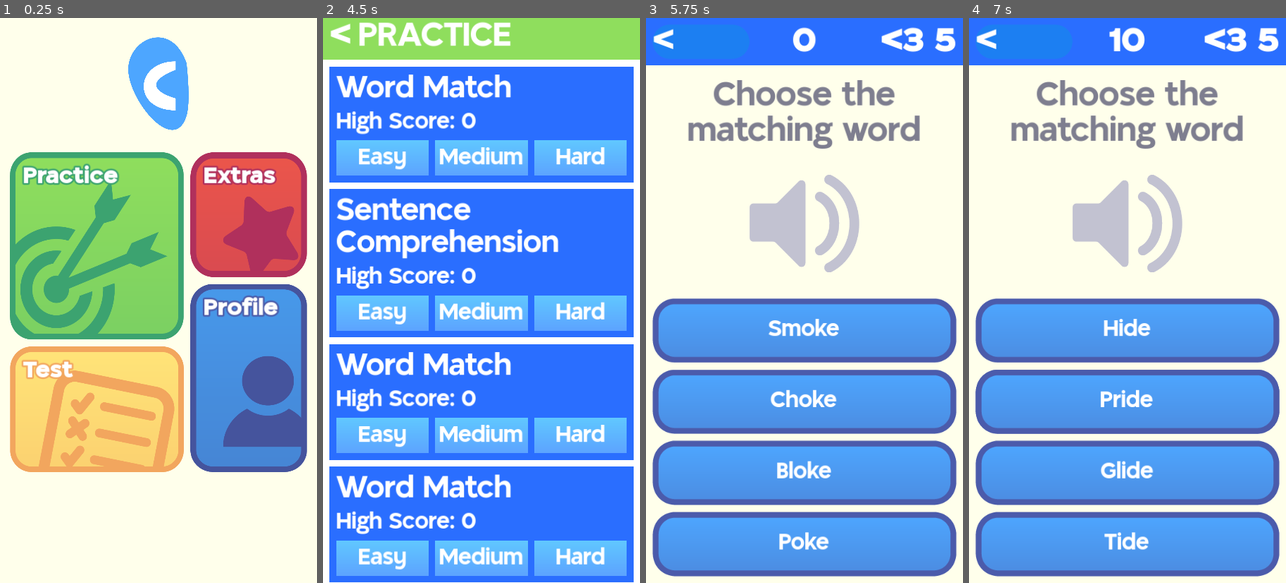
Above: before the commit, frames 1-4 (left to right).
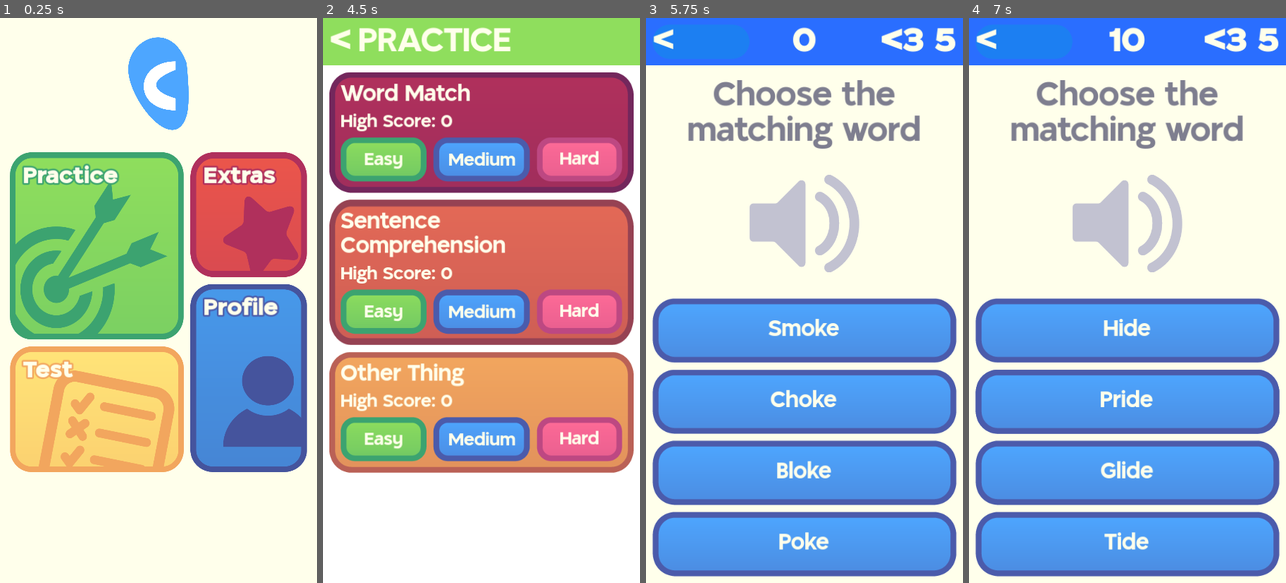
Above: after the commit, the same moments.

Repository: meteor0id1/cochlear
Game: Godot game, scene res://Scenes/MainMenu.tscn
The game is run twice, just before and just after one commit, with the same random seed, the same clock (stepped at 60 frames per second) and the same inputs. Sound files missing from this copy of the repository are replaced by a short silence.
Inputs (mouse positions are in pixels of both pictures, inside the frame that each line leads up to):
- Up to frame 1 (0.25 s): no input
- Up to frame 2 (4.5 s): click (421, 244) at 0.5 s; click "Medium" at 1.25 s; click (481, 244) at 2 s; click (481, 244) at 2.75 s; click "<" at 3.5 s; click (421, 244) at 4.25 s
- Up to frame 3 (5.75 s): click "Hard" at 5 s
- Up to frame 4 (7 s): click "Smoke" at 5.75 s; click "Choke" at 6.5 s

The runs differ from the first frame. In frame 2, 86% of the frame differs, in the area x 0-100%, y 0-100%; in frame 3, less than 0.1%; in frame 4, less than 0.1%.

Commit message:
that's all the art probably almost done maybe good enough I guess

Diff:
--- a/MainTheme.tres
+++ b/MainTheme.tres
@@ -13,13 +13,13 @@
 bg_color = Color(0.164706, 0.431373, 1, 1)
 
 [resource]
-Button/colors/font_color = Color(1, 1, 1, 1)
+Button/colors/font_color = Color(1, 1, 0.921569, 1)
 Button/colors/font_disabled_color = Color(0.875, 0.875, 0.875, 0.5)
-Button/colors/font_focus_color = Color(1, 1, 1, 1)
-Button/colors/font_hover_color = Color(1, 1, 1, 1)
-Button/colors/font_hover_pressed_color = Color(1, 1, 1, 1)
+Button/colors/font_focus_color = Color(1, 1, 0.921569, 1)
+Button/colors/font_hover_color = Color(1, 1, 0.921569, 1)
+Button/colors/font_hover_pressed_color = Color(1, 1, 0.921569, 1)
 Button/colors/font_outline_color = Color(1, 1, 1, 1)
-Button/colors/font_pressed_color = Color(1, 1, 1, 1)
+Button/colors/font_pressed_color = Color(1, 1, 0.921569, 1)
 Button/colors/icon_disabled_color = Color(1, 1, 1, 0.4)
 Button/colors/icon_focus_color = Color(1, 1, 1, 1)
 Button/colors/icon_hover_color = Color(1, 1, 1, 1)
@@ -34,7 +34,7 @@
 GridContainer/constants/h_separation = 12
 GridContainer/constants/v_separation = 12
 HBoxContainer/constants/separation = 12
-Label/colors/font_color = Color(1, 1, 1, 1)
+Label/colors/font_color = Color(1, 1, 0.921569, 1)
 Label/font_sizes/font_size = 40
 Label/fonts/font = ExtResource("1_uh82q")
 MarginContainer/constants/margin_bottom = 12
--- a/Scenes/GamemodePanel.tscn
+++ b/Scenes/GamemodePanel.tscn
@@ -1,29 +1,62 @@
-[gd_scene load_steps=5 format=3 uid="uid://c67j66s6u7qrf"]
+[gd_scene load_steps=11 format=3 uid="uid://c67j66s6u7qrf"]
 
 [ext_resource type="Theme" uid="uid://bb2trv4dh4mq3" path="res://MainTheme.tres" id="1_eaklx"]
 [ext_resource type="Script" path="res://Scripts/GamemodePanel.gd" id="1_mbnqt"]
+[ext_resource type="Texture2D" uid="uid://ci7xcc5s185kn" path="res://Art/word_select_panel.png" id="2_7066a"]
+[ext_resource type="Texture2D" uid="uid://c30x5u4mjvfhh" path="res://Art/easy_button.png" id="4_hq3se"]
+[ext_resource type="Texture2D" uid="uid://spa38lnxvdqs" path="res://Art/medium_button.png" id="5_j20u6"]
+[ext_resource type="Texture2D" uid="uid://cpmad7xs2hmqv" path="res://Art/hard_button.png" id="6_pkbmm"]
 
-[sub_resource type="Gradient" id="Gradient_258is"]
-colors = PackedColorArray(0.363281, 0.641846, 1, 1, 0.378906, 0.781647, 1, 1)
+[sub_resource type="StyleBoxTexture" id="StyleBoxTexture_80l05"]
+content_margin_left = 0.0
+content_margin_top = 0.0
+content_margin_right = 0.0
+content_margin_bottom = 0.0
+texture = ExtResource("2_7066a")
+texture_margin_left = 39.0
+texture_margin_top = 40.0
+texture_margin_right = 40.0
+texture_margin_bottom = 38.0
 
-[sub_resource type="GradientTexture2D" id="GradientTexture2D_h6fhv"]
-gradient = SubResource("Gradient_258is")
-fill_from = Vector2(1, 1)
+[sub_resource type="StyleBoxTexture" id="StyleBoxTexture_okmy4"]
+texture = ExtResource("4_hq3se")
+texture_margin_left = 25.0
+texture_margin_top = 24.0
+texture_margin_right = 24.0
+texture_margin_bottom = 23.0
+
+[sub_resource type="StyleBoxTexture" id="StyleBoxTexture_u6opq"]
+texture = ExtResource("5_j20u6")
+texture_margin_left = 28.0
+texture_margin_top = 26.0
+texture_margin_right = 25.0
+texture_margin_bottom = 23.0
+
+[sub_resource type="StyleBoxTexture" id="StyleBoxTexture_b87i6"]
+texture = ExtResource("6_pkbmm")
+texture_margin_left = 27.0
+texture_margin_top = 24.0
+texture_margin_right = 26.0
+texture_margin_bottom = 25.0
+region_rect = Rect2(0, 0, 170, 69)
 
 [node name="GamemodePanel" type="PanelContainer"]
-offset_right = 518.0
-offset_bottom = 264.0
+offset_right = 532.0
+offset_bottom = 225.0
 size_flags_horizontal = 3
-size_flags_vertical = 3
 theme = ExtResource("1_eaklx")
+theme_override_styles/panel = SubResource("StyleBoxTexture_80l05")
 script = ExtResource("1_mbnqt")
 
 [node name="MarginContainer" type="MarginContainer" parent="."]
 layout_mode = 2
+theme_override_constants/margin_left = 20
+theme_override_constants/margin_top = 20
+theme_override_constants/margin_right = 20
+theme_override_constants/margin_bottom = 20
 
 [node name="VBoxContainer" type="VBoxContainer" parent="MarginContainer"]
 layout_mode = 2
-size_flags_horizontal = 3
 
 [node name="TitleLabel" type="Label" parent="MarginContainer/VBoxContainer"]
 unique_name_in_owner = true
@@ -31,72 +64,54 @@
 size_flags_horizontal = 3
 size_flags_vertical = 1
 size_flags_stretch_ratio = 2.0
-theme_override_font_sizes/font_size = 54
+theme_override_font_sizes/font_size = 40
 text = "Word Match"
+vertical_alignment = 1
 
 [node name="HighScoreLabel" type="Label" parent="MarginContainer/VBoxContainer"]
 unique_name_in_owner = true
 layout_mode = 2
 size_flags_horizontal = 3
 size_flags_vertical = 1
-theme_override_font_sizes/font_size = 40
+theme_override_font_sizes/font_size = 32
 text = "High Score: 1000"
-vertical_alignment = 2
+vertical_alignment = 1
 
 [node name="HBoxContainer" type="HBoxContainer" parent="MarginContainer/VBoxContainer"]
 layout_mode = 2
-size_flags_vertical = 3
 
-[node name="EasyButton" type="TextureButton" parent="MarginContainer/VBoxContainer/HBoxContainer"]
+[node name="EasyButton" type="Button" parent="MarginContainer/VBoxContainer/HBoxContainer"]
 layout_mode = 2
 size_flags_horizontal = 3
-texture_normal = SubResource("GradientTexture2D_h6fhv")
-stretch_mode = 0
+theme_override_font_sizes/font_size = 32
+theme_override_styles/normal = SubResource("StyleBoxTexture_okmy4")
+theme_override_styles/hover = SubResource("StyleBoxTexture_okmy4")
+theme_override_styles/pressed = SubResource("StyleBoxTexture_okmy4")
+theme_override_styles/disabled = SubResource("StyleBoxTexture_okmy4")
+theme_override_styles/focus = SubResource("StyleBoxTexture_okmy4")
+text = "Easy"
 
-[node name="Label" type="Label" parent="MarginContainer/VBoxContainer/HBoxContainer/EasyButton"]
-layout_mode = 1
-anchors_preset = 15
-anchor_right = 1.0
-anchor_bottom = 1.0
-grow_horizontal = 2
-grow_vertical = 2
-text = "Easy"
-horizontal_alignment = 1
-vertical_alignment = 1
-
-[node name="MediumButton" type="TextureButton" parent="MarginContainer/VBoxContainer/HBoxContainer"]
+[node name="MediumButton" type="Button" parent="MarginContainer/VBoxContainer/HBoxContainer"]
 layout_mode = 2
 size_flags_horizontal = 3
-texture_normal = SubResource("GradientTexture2D_h6fhv")
-stretch_mode = 0
+theme_override_font_sizes/font_size = 32
+theme_override_styles/normal = SubResource("StyleBoxTexture_u6opq")
+theme_override_styles/hover = SubResource("StyleBoxTexture_u6opq")
+theme_override_styles/pressed = SubResource("StyleBoxTexture_u6opq")
+theme_override_styles/disabled = SubResource("StyleBoxTexture_u6opq")
+theme_override_styles/focus = SubResource("StyleBoxTexture_u6opq")
+text = "Medium"
 
-[node name="Label" type="Label" parent="MarginContainer/VBoxContainer/HBoxContainer/MediumButton"]
-layout_mode = 1
-anchors_preset = 15
-anchor_right = 1.0
-anchor_bottom = 1.0
-grow_horizontal = 2
-grow_vertical = 2
-text = "Medium"
-horizontal_alignment = 1
-vertical_alignment = 1
-
-[node name="HardButton" type="TextureButton" parent="MarginContainer/VBoxContainer/HBoxContainer"]
+[node name="HardButton" type="Button" parent="MarginContainer/VBoxContainer/HBoxContainer"]
 layout_mode = 2
 size_flags_horizontal = 3
-texture_normal = SubResource("GradientTexture2D_h6fhv")
-stretch_mode = 0
-
-[node name="Label" type="Label" parent="MarginContainer/VBoxContainer/HBoxContainer/HardButton"]
-layout_mode = 1
-anchors_preset = 15
-anchor_right = 1.0
-anchor_bottom = 1.0
-grow_horizontal = 2
-grow_vertical = 2
+theme_override_font_sizes/font_size = 32
+theme_override_styles/normal = SubResource("StyleBoxTexture_b87i6")
+theme_override_styles/hover = SubResource("StyleBoxTexture_b87i6")
+theme_override_styles/pressed = SubResource("StyleBoxTexture_b87i6")
+theme_override_styles/disabled = SubResource("StyleBoxTexture_b87i6")
+theme_override_styles/focus = SubResource("StyleBoxTexture_b87i6")
 text = "Hard"
-horizontal_alignment = 1
-vertical_alignment = 1
 
 [connection signal="pressed" from="MarginContainer/VBoxContainer/HBoxContainer/EasyButton" to="." method="_on_easy_button_pressed"]
 [connection signal="pressed" from="MarginContainer/VBoxContainer/HBoxContainer/MediumButton" to="." method="_on_medium_button_pressed"]
--- a/Scenes/ModeSelect.tscn
+++ b/Scenes/ModeSelect.tscn
@@ -1,8 +1,11 @@
-[gd_scene load_steps=6 format=3 uid="uid://dmcdq66xuhwr0"]
+[gd_scene load_steps=9 format=3 uid="uid://dmcdq66xuhwr0"]
 
 [ext_resource type="Theme" uid="uid://bb2trv4dh4mq3" path="res://MainTheme.tres" id="1_6gprc"]
 [ext_resource type="Script" path="res://Scripts/ModeSelect.gd" id="2_k0726"]
+[ext_resource type="Texture2D" uid="uid://ci7xcc5s185kn" path="res://Art/word_select_panel.png" id="3_km65k"]
 [ext_resource type="PackedScene" uid="uid://c67j66s6u7qrf" path="res://Scenes/GamemodePanel.tscn" id="3_pq4du"]
+[ext_resource type="Texture2D" uid="uid://dvre5bmlhk4bv" path="res://Art/mode_2_panel.png" id="4_o28va"]
+[ext_resource type="Texture2D" uid="uid://ose64hg3uxvd" path="res://Art/mode_3_panel.png" id="5_exclf"]
 
 [sub_resource type="StyleBoxFlat" id="StyleBoxFlat_tn67p"]
 bg_color = Color(0.560784, 0.870588, 0.364706, 1)
@@ -19,6 +22,20 @@
 grow_vertical = 2
 theme = ExtResource("1_6gprc")
 script = ExtResource("2_k0726")
+gamemodes = [{
+"high_score": 0,
+"texture": ExtResource("3_km65k"),
+"title": "Word Match"
+}, {
+"high_score": 0,
+"texture": ExtResource("4_o28va"),
+"title": "Sentence
+Comprehension"
+}, {
+"high_score": 0,
+"texture": ExtResource("5_exclf"),
+"title": "Other Thing"
+}]
 gamemode_panel = ExtResource("3_pq4du")
 
 [node name="Background" type="ColorRect" parent="."]
--- a/Scripts/AnswerButtons.gd
+++ b/Scripts/AnswerButtons.gd
@@ -29,10 +29,6 @@
 		_update_button_style(get_node(buttons[i]), normal_button_texture)
 
 func _update_button_style(button, texture):
-	button.remove_theme_stylebox_override("normal")
-	button.remove_theme_stylebox_override("hover")
-	button.remove_theme_stylebox_override("pressed")
-	print(button.get_draw_mode())
 	button.add_theme_stylebox_override("normal", texture)
 	button.add_theme_stylebox_override("hover", texture)
 	button.add_theme_stylebox_override("pressed", texture)
--- a/Scripts/ModeSelect.gd
+++ b/Scripts/ModeSelect.gd
@@ -2,22 +2,21 @@
 
 signal panel_create
 
-var gamemodes = [
+@export var gamemodes = [
 	{
 		"title" = "Word Match",
 		"high_score" = 0,
+		"texture" = ""
 	},
 	{
 		"title" = "Sentence \nComprehension",
 		"high_score" = 0,
+		"texture" = ""
 	},
 	{
-		"title" = "Word Match",
+		"title" = "Other Thing",
 		"high_score" = 0,
-	},
-	{
-		"title" = "Word Match",
-		"high_score" = 0,
+		"texture" = ""
 	},
 ]
 
@@ -29,6 +28,9 @@
 		var new_panel = gamemode_panel.instantiate()
 		gamemode_container.add_child(new_panel)
 		new_panel.load_info(gamemode.title)
+		var texture = StyleBoxTexture.new()
+		texture.texture = gamemode.texture
+		new_panel.add_theme_stylebox_override("panel", texture)
 
 func _on_back_button_pressed():
 
Binary file added: Art/easy_button.png
Not shown, added: Art/easy_button.png.import
Binary file added: Art/hard_button.png
Not shown, added: Art/hard_button.png.import
Binary file added: Art/medium_button.png
Not shown, added: Art/medium_button.png.import
Binary file added: Art/mode_2_panel.png
Not shown, added: Art/mode_2_panel.png.import
Binary file added: Art/mode_3_panel.png
Not shown, added: Art/mode_3_panel.png.import
Binary file added: Art/word_select_panel.png
Not shown, added: Art/word_select_panel.png.import
